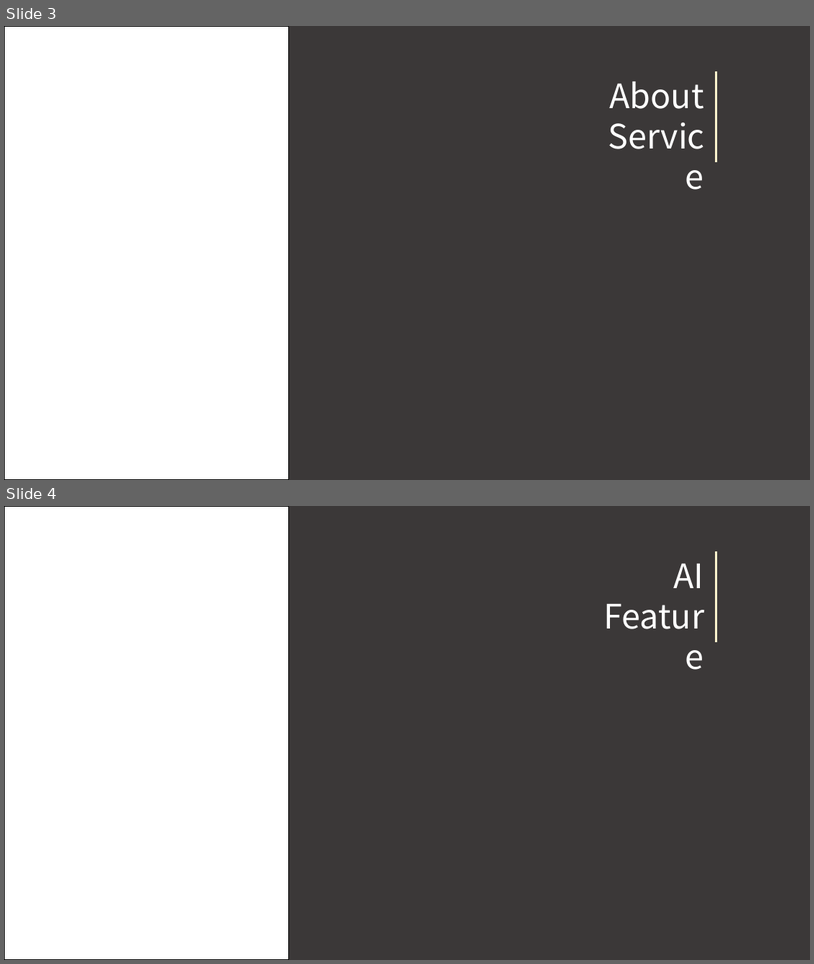
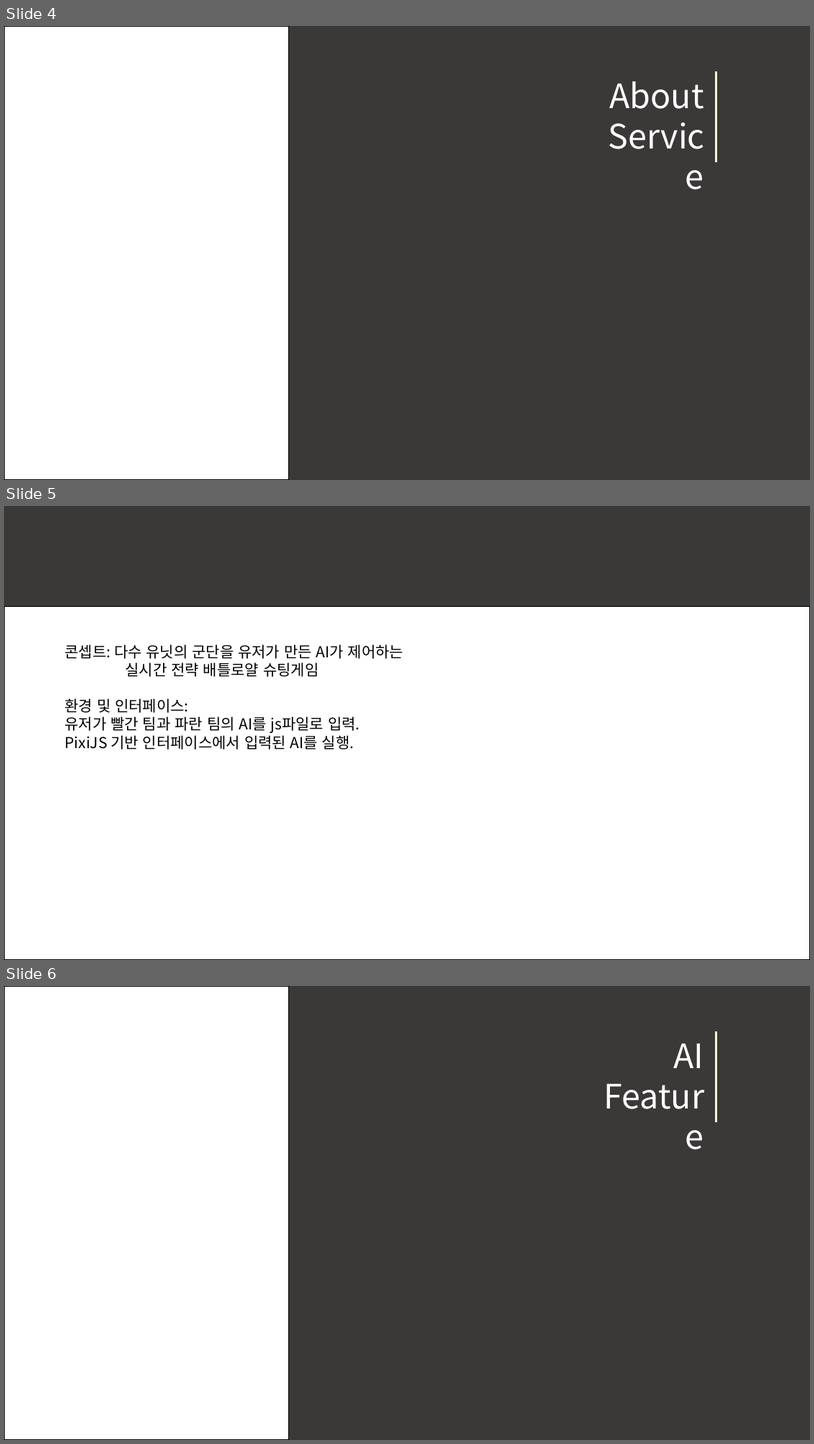
Before and after one commit to robin-maki/ABneBA, a slide deck: ABneBA_Presentation.pptx. Shown one above the other, each under a label of ours: slides 3 and 4 before the commit, slides 4, 5 and 6 after it. The pictures are 814x964 and 814x1444 pixels, drawn with LibreOffice and Linux fonts; fonts in the diff are those of the drawing. Boxes give left, top, right and bottom in pixels: in the first picture for what was removed or moved away, otherwise in the second. Text is boxed around its words. In the diff, an @@ line names an element or a change of style, - is before the commit and + after.

```diff
--- a/ABneBA_Presentation.pptx
+++ b/ABneBA_Presentation.pptx
@@ slide 5 added at <box>4,506,810,960</box>, background #3B3838 @@
@@ rectangle added at <box>4,606,810,960</box>, fill #FFFFFF, outline #000000 1 pt @@
@@ text added at <box>65,644,404,749</box>, 18 pt, text #000000 @@
+콘셉트: 다수 유닛의 군단을 유저가 만든 AI가 제어하는
+실시간 전략 배틀로얄 슈팅게임
+환경 및 인터페이스:
+유저가 빨간 팀과 파란 팀의 AI를 js파일로 입력.
+PixiJS 기반 인터페이스에서 입력된 AI를 실행.
@@ what was slide 3 is now slide 4 @@
@@ what was slide 4 is now slide 6 @@
```
Also in this commit, not shown: 1 other slide added, 2 other files.
